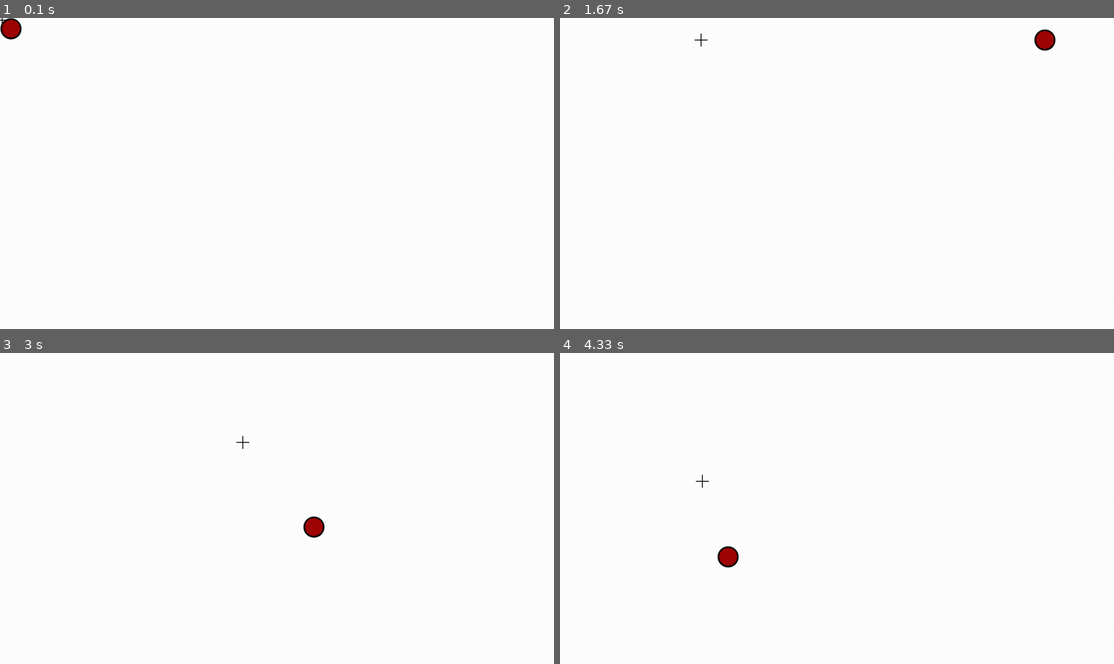
Above: before the commit, frames 1-4 (two rows, left to right).
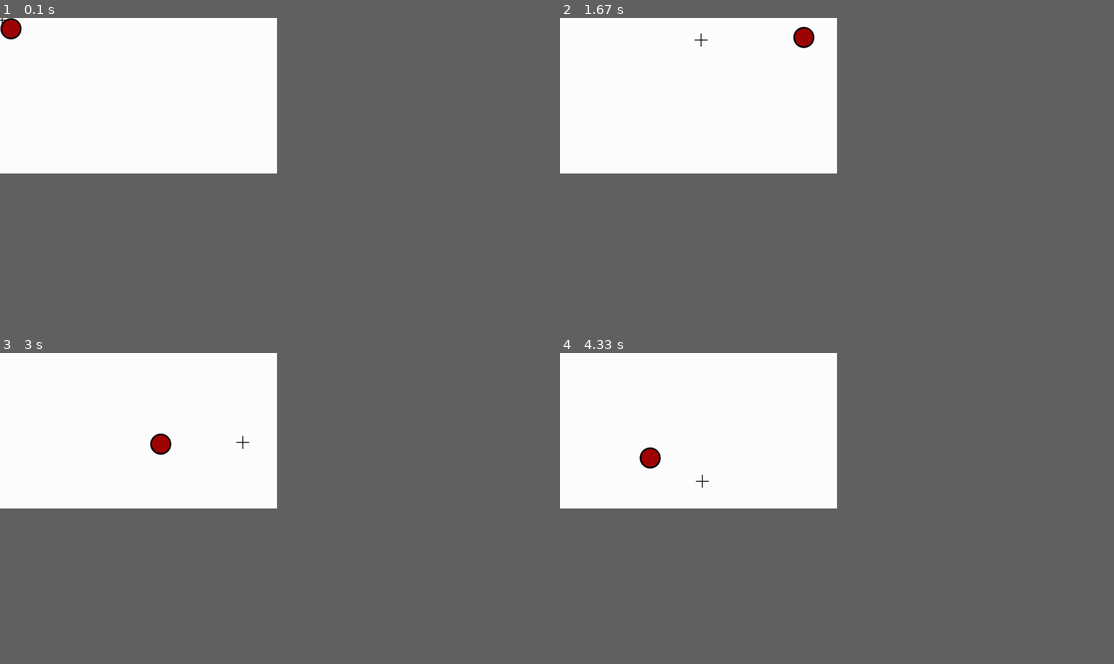
Above: after the commit, the same moments.

Repository: fanagiannis/DECK-COMMANDER
Game: pygame game, started from Game.py
Two runs of this game, one before a commit and one after it. Both use one fixed random seed, a clock stepped at 60 frames per second and the inputs below.
Inputs (mouse positions are in pixels of both pictures, inside the frame that each line leads up to):
- Up to frame 1 (0.1 s): no input
- Up to frame 2 (1.67 s): press the mouse at (571, 27) at 0.37 s; move the mouse to (593, 49) at 0.47 s; release the mouse at (609, 70) at 0.6 s; press the mouse at (587, 167) at 0.7 s; move the mouse to (659, 148) at 0.8 s; release the mouse at (726, 133) at 0.93 s; press the mouse at (587, 167) at 1.03 s; move the mouse to (659, 129) at 1.13 s; release the mouse at (726, 95) at 1.27 s; press the mouse at (587, 167) at 1.37 s; move the mouse to (643, 101) at 1.47 s; release the mouse at (698, 39) at 1.6 s
- Up to frame 3 (3 s): press the mouse at (243, 371) at 1.7 s; move the mouse to (188, 430) at 1.8 s; release the mouse at (132, 486) at 1.93 s; press the mouse at (243, 371) at 2.03 s; move the mouse to (149, 412) at 2.13 s; release the mouse at (60, 455) at 2.27 s; press the mouse at (243, 371) at 2.37 s; move the mouse to (204, 377) at 2.47 s; release the mouse at (166, 384) at 2.6 s; press the mouse at (243, 371) at 2.7 s; move the mouse to (243, 405) at 2.8 s; release the mouse at (243, 443) at 2.93 s
- Up to frame 4 (4.33 s): press the mouse at (720, 443) at 3.03 s; move the mouse to (665, 440) at 3.13 s; release the mouse at (609, 440) at 3.27 s; press the mouse at (720, 443) at 3.37 s; move the mouse to (720, 424) at 3.47 s; release the mouse at (726, 408) at 3.6 s; press the mouse at (720, 443) at 3.7 s; move the mouse to (720, 430) at 3.8 s; release the mouse at (720, 421) at 3.93 s; press the mouse at (720, 443) at 4.03 s; move the mouse to (709, 461) at 4.13 s; release the mouse at (704, 480) at 4.27 s
In our replay, the window is 900x506 before the commit and 450x253 after it. These sizes can differ from the game's own. Grey fills any space a smaller window leaves; there, only what the larger window draws over its background counts as a difference.

The runs differ from the first frame. In frame 2, 0.4% of the frame differs, in the area x 42-90%, y 2-11%; in frame 3, 0.4%; in frame 4, 0.4%.

Commit message:
GAME V0.0.4.2

Diff:
--- a/Game.py
+++ b/Game.py
@@ -13,8 +13,8 @@
 
     #+++++DISPLAY+++++
 
-display_width=1280
-display_height=720
+display_width=640
+display_height=360
 display_window=pygame.display.set_mode((display_width,display_height))
 
     #+++++LINKS+++++
